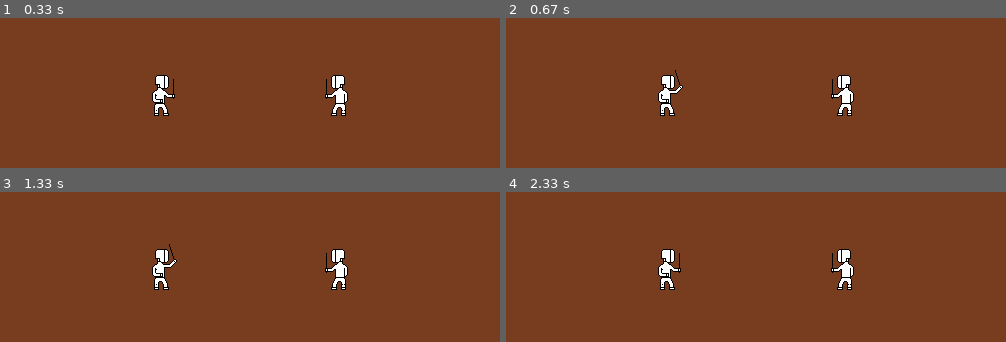
Above: before the commit, frames 1-4 (two rows, left to right).
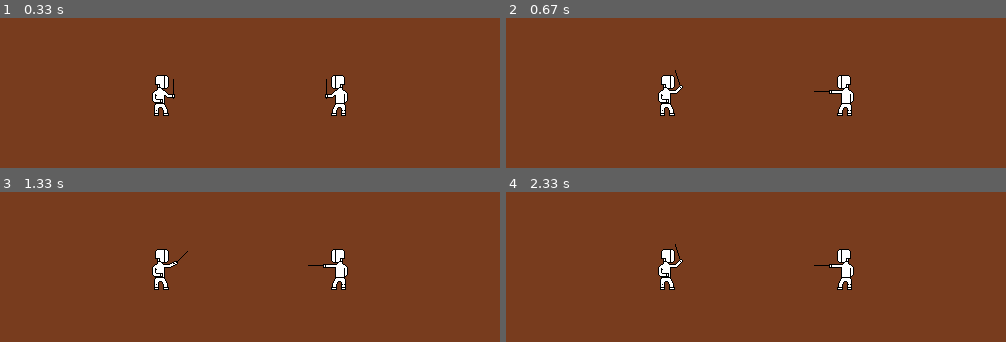
Above: after the commit, the same moments.

Repository: WatCrr/PyGameProject
Game: pygame game, started from game.py
Same seed, same stepped clock (60 frames per second), same inputs: the game is played once before the commit and once after it.
Inputs:
- Up to frame 1 (0.33 s): no input
- Up to frame 2 (0.67 s): hold Right Alt from 0.33 s (still down); hold W from 0.33 s (still down)
- Up to frame 3 (1.33 s): release Right Alt at 0.8 s; release W at 0.8 s; tap Alt at 0.83 s
- Up to frame 4 (2.33 s): hold S 1.67-2.13 s; tap Right Alt at 1.82 s

Frame 1 is identical in both runs. In frame 2, 0.1% of the frame differs, in the area x 61-68%, y 40-54%; in frame 3, 0.2%; in frame 4, 0.3%, in the area x 32-68%, y 34-54%.

Commit message:
they can now attack + commens

Diff:
--- a/game.py
+++ b/game.py
@@ -26,10 +26,10 @@
         self.side = side
         # загрузка картинки игрока
         self.image = load_image(side + "_mid_stance.png", colorkey=-1)
-        # установка стойки
+        # установка состояний
         self.stance = 2
+        self.attacking = 0
         # установка координат
-        self.attacking = 0
         self.rect = self.image.get_rect()
         self.rect.y = 50
         if side == "left":
@@ -39,24 +39,39 @@
 
     def react(self, key):
         # реакция на нажатие клавиши
-        if (key == pygame.K_w) or (key == pygame.K_o):
-            # смена стойки на более верхнюю
-            if self.stance < 3:
-                self.stance += 1
-        if (key == pygame.K_s) or (key == pygame.K_l):
-            # смена стойки на более нижнюю
-            if self.stance > 1:
-                self.stance -= 1;
+        if self.attacking == 0:
+            if (key == pygame.K_w) or (key == pygame.K_o):
+                # смена стойки на более верхнюю
+                if self.stance < 3:
+                    self.stance += 1
+            if (key == pygame.K_s) or (key == pygame.K_l):
+                # смена стойки на более нижнюю
+                if self.stance > 1:
+                    self.stance -= 1
+            if (key == pygame.K_LALT) or (key == pygame.K_RALT):
+                self.attacking = 24
 
 
     def next_state(self):
         # обноление состояния
-        if self.stance == 1:
-            self.image = load_image(self.side + "_down_stance.png", colorkey=-1)
-        if self.stance == 2:
-            self.image = load_image(self.side + "_mid_stance.png", colorkey=-1)
-        if self.stance == 3:
-            self.image = load_image(self.side + "_up_stance.png", colorkey=-1)
+        if self.attacking == 0:
+            if self.stance == 1:
+                self.image = load_image(self.side + "_down_stance.png", colorkey=-1)
+            if self.stance == 2:
+                self.image = load_image(self.side + "_mid_stance.png", colorkey=-1)
+            if self.stance == 3:
+                self.image = load_image(self.side + "_up_stance.png", colorkey=-1)
+        else:
+            if self.stance == 1:
+                self.image = load_image(self.side + "_down_attack.png", colorkey=-1).\
+                    subsurface(pygame.Rect(50 - self.attacking // 19 * 50, 0, 50, 50))
+            if self.stance == 2:
+                self.image = load_image(self.side + "_mid_attack.png", colorkey=-1).\
+                    subsurface(pygame.Rect(50 - self.attacking // 19 * 50, 0, 50, 50))
+            if self.stance == 3:
+                self.image = load_image(self.side + "_up_attack.png", colorkey=-1).\
+                    subsurface(pygame.Rect(50 - self.attacking // 19 * 50, 0, 50, 50))
+            self. attacking -= 1
 
 
 pygame.init()
@@ -70,6 +85,9 @@
 left_fencer = Fencer(all_sprites)
 right_fencer = Fencer(all_sprites, "right")
 # игровой цикл
+# таймер
+clock = pygame.time.Clock()
+fps = 24
 running = True
 while running:
     for event in pygame.event.get():
@@ -77,9 +95,9 @@
         if event.type == pygame.QUIT:
             running = False
         if event.type == pygame.KEYDOWN:
-            if (event.key == pygame.K_o) or (event.key == pygame.K_l):
+            if (event.key == pygame.K_o) or (event.key == pygame.K_l) or (event.key == pygame.K_RALT):
                 right_fencer.react(event.key)
-            if (event.key == pygame.K_w) or (event.key == pygame.K_s):
+            if (event.key == pygame.K_w) or (event.key == pygame.K_s) or (event.key == pygame.K_LALT):
                 left_fencer.react(event.key)
     right_fencer.next_state()
     left_fencer.next_state()
@@ -87,5 +105,6 @@
     screen.fill((120, 60, 30))
     all_sprites.draw(screen)
     pygame.display.flip()
+    clock.tick(fps)
 # закрыаем окно
 pygame.quit()
